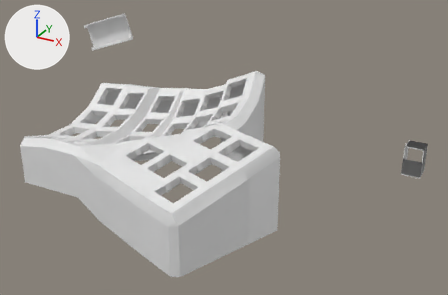
The Blender file left.blend, before and after one commit.
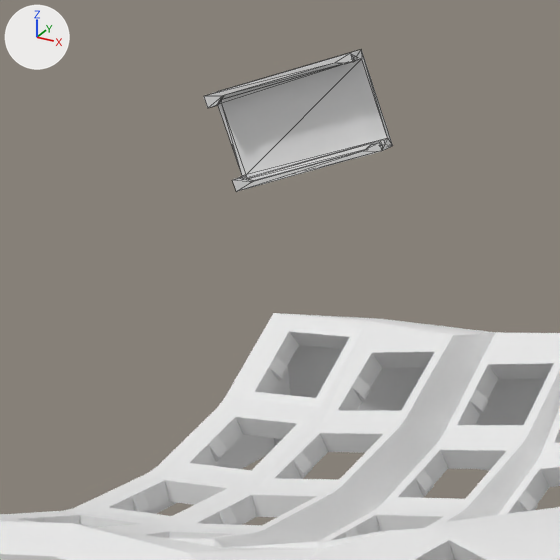
The first picture shows the older version from a 50 mm lens placed at (212.0, -276.0, 163.0), pointed at (47.0, 23.0, 14.0). The close-ups show both versions on the part from 7% to 40% of the width and 0% to 50% of the height of that picture. The lights are fixed; the arrows at upper left show +X, +Y and +Z. The close-ups show mesh edges as thin lines.

The older version as bpy lines, for what is in view:
```python
me_arduino_pro_micro_mount_001 = bpy.data.meshes.new('Arduino_pro_micro_mount.001')
me_arduino_pro_micro_mount_001.from_pydata(...)  # 52 vertices, 100 faces; spans x -10.2..10.3, y -16.0..18.1, z -4.6..2.0
me_left = bpy.data.meshes.new('left')
me_left.from_pydata(...)  # 10145 vertices, 18778 faces, 353 loose edges; spans x -74.0..105.0, y -86.0..69.0, z 0.0..53.0
me_left.polygons.foreach_set('use_smooth', [True] * 18778)
ob_arduino_pro_micro_mount = bpy.data.objects.new('Arduino_pro_micro_mount', me_arduino_pro_micro_mount_001)
ob_arduino_pro_micro_mount.location = (-103.0, 104.3, 49.6)
ob_arduino_pro_micro_mount.rotation_euler = (-1.808, 1.881, 9.494)  # degrees (-104, 108, 184)
ob_left = bpy.data.objects.new('left', me_left)
ob_left.location = (0.0, 0.0, 0.0)
```
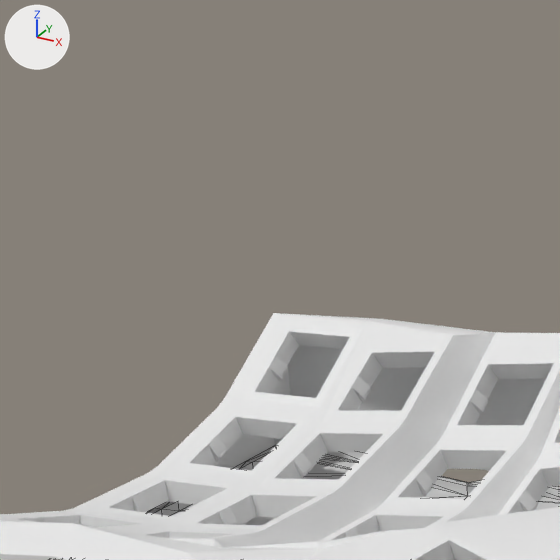
Where the change shows, as pixel boxes (x1, y1, x2, y2) in the close-ups (560 x 560 px):
'Arduino_pro_micro_mount', moved, turned (not visible afterwards)
    before: (204, 49, 393, 192)
'Left_bottom_plate', added
    after: (147, 445, 560, 525)

Patch to the scene script:
```diff
--- a/left.blend.py
+++ b/left.blend.py
@@ me_left_bottom_plate @@
+me_left_bottom_plate.from_pydata(...)  # 922 vertices, 1860 faces; spans x -74.0..104.0, y -85.0..65.0, z 0.0..5.0
+me_left_bottom_plate.polygons.foreach_set('use_smooth', [True] * 1860)
@@ ob_arduino_pro_micro_mount @@
 ob_arduino_pro_micro_mount = bpy.data.objects.new('Arduino_pro_micro_mount', me_arduino_pro_micro_mount_001)
-ob_arduino_pro_micro_mount.location = (-103.0, 104.3, 49.6)
-ob_arduino_pro_micro_mount.rotation_euler = (-1.808, 1.881, 9.494)  # degrees (-104, 108, 184)
+ob_arduino_pro_micro_mount.location = (56.6, 20.5, 12.5)
+ob_arduino_pro_micro_mount.rotation_euler = (-1.806, 1.569, 7.667)  # degrees (-103, 90, 79)
@@ ob_left_bottom_plate @@
+ob_left_bottom_plate = bpy.data.objects.new('Left_bottom_plate', me_left_bottom_plate)
+ob_left_bottom_plate.location = (0.0, 0.0, -3.6)
```
